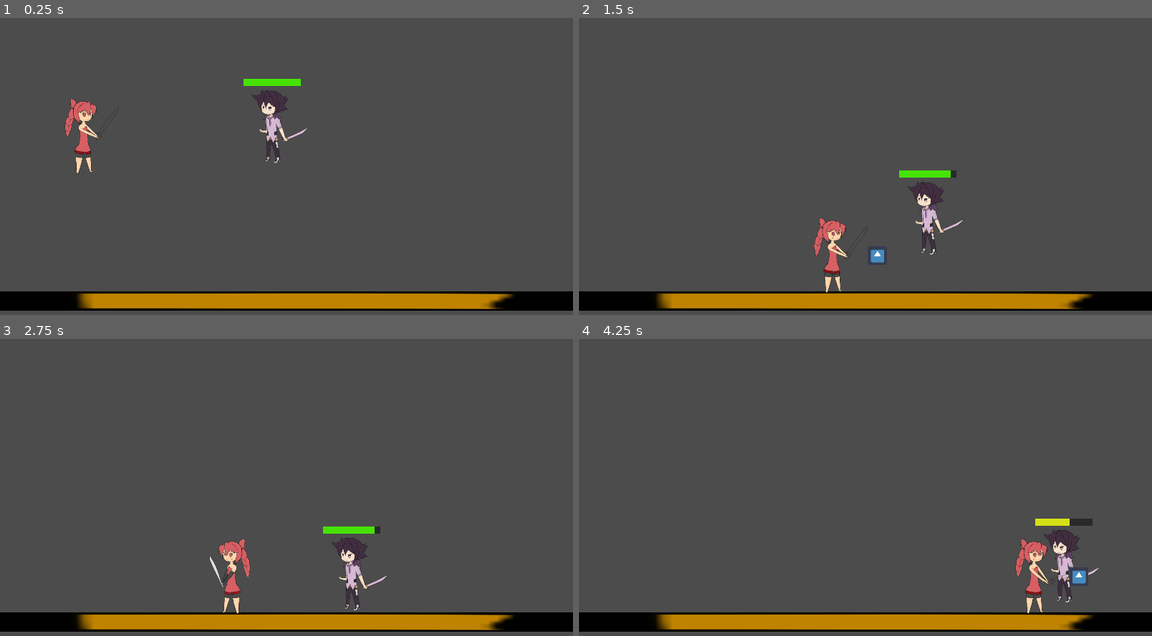
Above: before the commit, frames 1-4 (two rows, left to right).
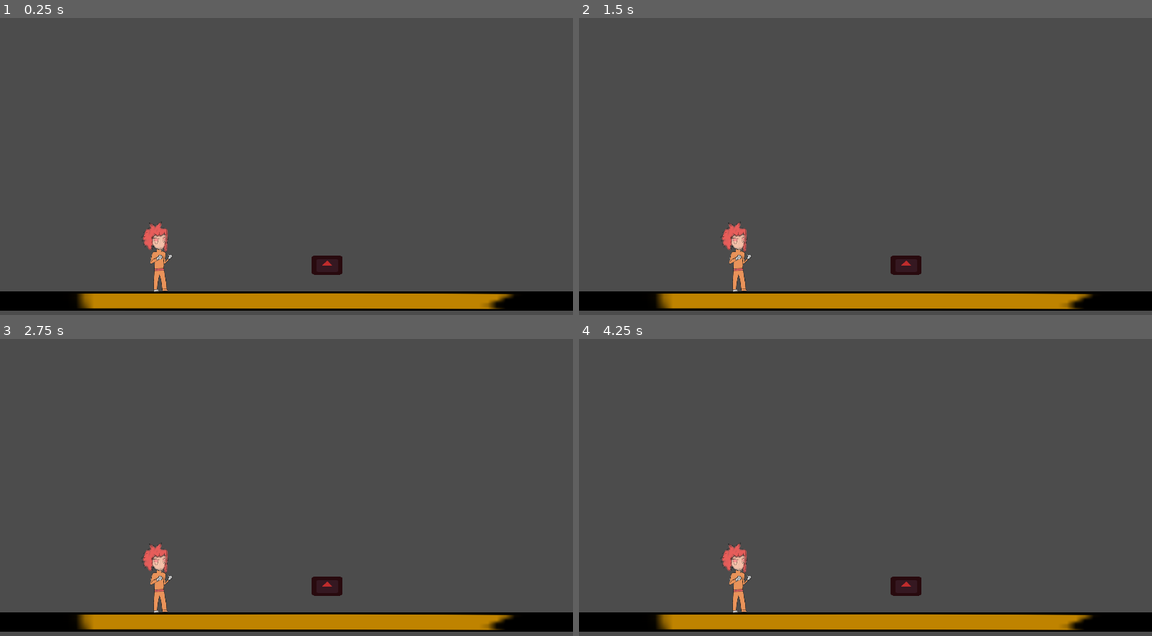
Above: after the commit, the same moments.

Repository: BeatMil/BigChase
Game: Godot game, scene res://scene/test_ground.tscn
Two runs of this game, one before a commit and one after it. Both use one fixed random seed, a clock stepped at 60 frames per second and the inputs below. The engine's default icon, where the game draws it, is replaced by a stand-in: a white triangle on a blue panel in a dark square.
Inputs:
- Up to frame 1 (0.25 s): no input
- Up to frame 2 (1.5 s): tap Enter (ui_accept) at 0.5, 0.77, 0.8, 1.07, 1.35 s; hold Right (ui_right) from 0.53 s (still down); tap Space (p1_attack, bound only after the commit) at 0.6 s
- Up to frame 3 (2.75 s): tap Enter (ui_accept) at 1.52, 1.82, 2.3 s; tap Space (p1_attack, bound only after the commit) at 1.55, 2.1 s; release Right (ui_right) at 2.03 s; hold Left (ui_left) from 2.03 s (still down)
- Up to frame 4 (4.25 s): release Left (ui_left) at 2.78 s; hold Right (ui_right) from 2.78 s (still down); tap Space (p1_attack, bound only after the commit) at 2.85 s; tap Enter (ui_accept) at 3.02, 3.32, 3.6, 3.77, 4.07 s

The runs differ from the first frame. In frame 1, 2.5% of the frame differs, in the area x 11-60%, y 20-93%; in frame 2, 2.6%, in the area x 24-68%, y 51-93%; in frame 3, 2.5%; in frame 4, 2.6%.

Commit message:
Create player template

Diff:
--- /dev/null
+++ b/prefabs/jin.tscn
@@ -0,0 +1,19 @@
+[gd_scene load_steps=5 format=2]
+
+[ext_resource path="res://prefabs/player.tscn" type="PackedScene" id=1]
+[ext_resource path="res://sai/jin/idle.png" type="Texture" id=2]
+
+[sub_resource type="Animation" id=1]
+resource_name = "attack01"
+
+[sub_resource type="Animation" id=2]
+resource_name = "idle"
+
+[node name="KinematicBody2D" instance=ExtResource( 1 )]
+
+[node name="Sprite" type="Sprite" parent="." index="7"]
+texture = ExtResource( 2 )
+
+[node name="AnimationPlayer" type="AnimationPlayer" parent="." index="8"]
+anims/attack01 = SubResource( 1 )
+anims/idle = SubResource( 2 )
--- /dev/null
+++ b/prefabs/player.tscn
@@ -0,0 +1,53 @@
+[gd_scene load_steps=4 format=2]
+
+[ext_resource path="res://script/elesis.gd" type="Script" id=1]
+
+[sub_resource type="CapsuleShape2D" id=1]
+radius = 32.0
+height = 176.0
+
+[sub_resource type="RectangleShape2D" id=2]
+extents = Vector2( 32, 120 )
+
+[node name="KinematicBody2D" type="KinematicBody2D"]
+script = ExtResource( 1 )
+
+[node name="CollisionShape2D" type="CollisionShape2D" parent="."]
+shape = SubResource( 1 )
+
+[node name="dash_length_timer" type="Timer" parent="."]
+wait_time = 0.1
+one_shot = true
+
+[node name="dash_trigger_right_timer" type="Timer" parent="."]
+wait_time = 0.3
+one_shot = true
+
+[node name="dash_trigger_left_timer" type="Timer" parent="."]
+wait_time = 0.3
+one_shot = true
+
+[node name="LRayCast2D" type="RayCast2D" parent="."]
+rotation = 1.5708
+enabled = true
+cast_to = Vector2( 0, 300 )
+
+[node name="RRayCast2D" type="RayCast2D" parent="."]
+rotation = -1.5708
+enabled = true
+cast_to = Vector2( 0, 300 )
+
+[node name="Area2D" type="Area2D" parent="."]
+
+[node name="CollisionShape2D" type="CollisionShape2D" parent="Area2D"]
+shape = SubResource( 2 )
+
+[node name="stun01_timer" type="Timer" parent="."]
+wait_time = 0.2
+one_shot = true
+
+[connection signal="timeout" from="dash_length_timer" to="." method="_on_dash_length_timer_timeout"]
+[connection signal="timeout" from="dash_trigger_right_timer" to="." method="_on_dash_trigger_right_timer_timeout"]
+[connection signal="timeout" from="dash_trigger_left_timer" to="." method="_on_dash_trigger_left_timer_timeout"]
+[connection signal="area_entered" from="Area2D" to="." method="_on_Area2D_area_entered"]
+[connection signal="timeout" from="stun01_timer" to="." method="_on_stun01_timer_timeout"]
--- a/project.godot
+++ b/project.godot
@@ -54,6 +54,56 @@
 , Object(InputEventKey,"resource_local_to_scene":false,"resource_name":"","device":0,"alt":false,"shift":false,"control":false,"meta":false,"command":false,"pressed":false,"scancode":32,"unicode":0,"echo":false,"script":null)
  ]
 }
+p1_up={
+"deadzone": 0.5,
+"events": [ Object(InputEventKey,"resource_local_to_scene":false,"resource_name":"","device":0,"alt":false,"shift":false,"control":false,"meta":false,"command":false,"pressed":false,"scancode":46,"unicode":0,"echo":false,"script":null)
+ ]
+}
+p1_down={
+"deadzone": 0.5,
+"events": [ Object(InputEventKey,"resource_local_to_scene":false,"resource_name":"","device":0,"alt":false,"shift":false,"control":false,"meta":false,"command":false,"pressed":false,"scancode":69,"unicode":0,"echo":false,"script":null)
+ ]
+}
+p1_left={
+"deadzone": 0.5,
+"events": [ Object(InputEventKey,"resource_local_to_scene":false,"resource_name":"","device":0,"alt":false,"shift":false,"control":false,"meta":false,"command":false,"pressed":false,"scancode":79,"unicode":0,"echo":false,"script":null)
+ ]
+}
+p1_right={
+"deadzone": 0.5,
+"events": [ Object(InputEventKey,"resource_local_to_scene":false,"resource_name":"","device":0,"alt":false,"shift":false,"control":false,"meta":false,"command":false,"pressed":false,"scancode":85,"unicode":0,"echo":false,"script":null)
+ ]
+}
+p1_attack={
+"deadzone": 0.5,
+"events": [ Object(InputEventKey,"resource_local_to_scene":false,"resource_name":"","device":0,"alt":false,"shift":false,"control":false,"meta":false,"command":false,"pressed":false,"scancode":32,"unicode":0,"echo":false,"script":null)
+ ]
+}
+p2_up={
+"deadzone": 0.5,
+"events": [ Object(InputEventKey,"resource_local_to_scene":false,"resource_name":"","device":0,"alt":false,"shift":false,"control":false,"meta":false,"command":false,"pressed":false,"scancode":67,"unicode":0,"echo":false,"script":null)
+ ]
+}
+p2_down={
+"deadzone": 0.5,
+"events": [ Object(InputEventKey,"resource_local_to_scene":false,"resource_name":"","device":0,"alt":false,"shift":false,"control":false,"meta":false,"command":false,"pressed":false,"scancode":84,"unicode":0,"echo":false,"script":null)
+ ]
+}
+p2_left={
+"deadzone": 0.5,
+"events": [ Object(InputEventKey,"resource_local_to_scene":false,"resource_name":"","device":0,"alt":false,"shift":false,"control":false,"meta":false,"command":false,"pressed":false,"scancode":72,"unicode":0,"echo":false,"script":null)
+ ]
+}
+p2_right={
+"deadzone": 0.5,
+"events": [ Object(InputEventKey,"resource_local_to_scene":false,"resource_name":"","device":0,"alt":false,"shift":false,"control":false,"meta":false,"command":false,"pressed":false,"scancode":78,"unicode":0,"echo":false,"script":null)
+ ]
+}
+p2_attack={
+"deadzone": 0.5,
+"events": [ Object(InputEventKey,"resource_local_to_scene":false,"resource_name":"","device":0,"alt":false,"shift":false,"control":false,"meta":false,"command":false,"pressed":false,"scancode":16777220,"unicode":0,"echo":false,"script":null)
+ ]
+}
 
 [physics]
 
--- a/scene/test_ground.tscn
+++ b/scene/test_ground.tscn
@@ -1,11 +1,17 @@
-[gd_scene load_steps=5 format=2]
+[gd_scene load_steps=7 format=2]
 
-[ext_resource path="res://prefabs/elesis.tscn" type="PackedScene" id=1]
+[ext_resource path="res://prefabs/jin.tscn" type="PackedScene" id=1]
 [ext_resource path="res://sai/ground/01.png" type="Texture" id=2]
-[ext_resource path="res://prefabs/seighart_test.tscn" type="PackedScene" id=3]
+[ext_resource path="res://icon.png" type="Texture" id=3]
 
 [sub_resource type="RectangleShape2D" id=1]
 extents = Vector2( 1080, 32 )
+
+[sub_resource type="RectangleShape2D" id=2]
+extents = Vector2( 48, 32 )
+
+[sub_resource type="CircleShape2D" id=3]
+radius = 72.0
 
 [node name="test_ground" type="Node2D"]
 
@@ -23,8 +29,27 @@
 [node name="Camera2D" type="Camera2D" parent="."]
 anchor_mode = 0
 
-[node name="seighart" parent="." instance=ExtResource( 3 )]
-position = Vector2( 912, 208 )
+[node name="KinematicBody2D" parent="." instance=ExtResource( 1 )]
+position = Vector2( 528, 696 )
 
-[node name="elesis" parent="." instance=ExtResource( 1 )]
-position = Vector2( 280, 240 )
+[node name="attack_test" type="Node2D" parent="."]
+position = Vector2( 1096, 872 )
+
+[node name="Area2D" type="Area2D" parent="attack_test" groups=[
+"attack",
+]]
+
+[node name="CollisionShape2D" type="CollisionShape2D" parent="attack_test/Area2D"]
+shape = SubResource( 2 )
+
+[node name="Sprite" type="Sprite" parent="attack_test"]
+modulate = Color( 0.752941, 0.176471, 0.176471, 1 )
+position = Vector2( 6.10352e-05, 0 )
+scale = Vector2( 1.625, 1 )
+texture = ExtResource( 3 )
+
+[node name="StaticBody2D" type="StaticBody2D" parent="attack_test"]
+
+[node name="CollisionShape2D" type="CollisionShape2D" parent="attack_test/StaticBody2D"]
+position = Vector2( 128, 0 )
+shape = SubResource( 3 )
--- a/script/elesis.gd
+++ b/script/elesis.gd
@@ -24,46 +24,54 @@
 # hitbox
 onready var hitbox01 = load("res://prefabs/hitboxes/hitbox01.tscn")
 
+# stun helper
+export var stun01 = false
+var stun_right = false
+var stun_left = false
+var stun_power_right = Vector2(2000,-900)
+var stun_power_left = Vector2(-2000,-900)
+
 func _ready():
 	pass # Replace with function body.
 
 
 func _physics_process(_delta):
 	# normal attack
-	if Input.is_action_just_pressed("ui_accept"):
+	if Input.is_action_just_pressed("p1_attack"):
+		print("attack01 played")
 		$AnimationPlayer.play("attack01")
 
 
-	if Input.is_action_pressed("ui_up"):
+	if Input.is_action_pressed("p1_up"):
 		if is_on_floor():
 			motion.y -= JUMP_POWER
 
 	# stop moving when both right and left are pressed
-	if Input.is_action_pressed("ui_right") and Input.is_action_pressed("ui_left"):
+	if Input.is_action_pressed("p1_right") and Input.is_action_pressed("p1_left"):
 		motion.x = 0
-	elif Input.is_action_just_released("ui_right"):
+	elif Input.is_action_just_released("p1_right"):
 		is_running = false
-	elif Input.is_action_just_released("ui_left"):
+	elif Input.is_action_just_released("p1_left"):
 		is_running = false
-	elif Input.is_action_pressed("ui_right"):
+	elif Input.is_action_pressed("p1_right"):
 		if is_running == true:
 			motion.x = RUN_SPEED
 		else:
 			motion.x = WALK_SPEED
 		$Sprite.set_flip_h(false)
-	elif Input.is_action_pressed("ui_left"):
+	elif Input.is_action_pressed("p1_left"):
 		if is_running == true:
 			motion.x = -RUN_SPEED
 		else:
 			motion.x = -WALK_SPEED
 		$Sprite.set_flip_h(true)
-	elif Input.is_action_pressed("ui_right") == false:
+	elif Input.is_action_pressed("p1_right") == false:
 		motion.x = lerp(motion.x, 0, FRICTION)
 	else:
 		motion.x = 0
 
 	# check dash right
-	if Input.is_action_just_pressed("ui_right"):
+	if Input.is_action_just_pressed("p1_right"):
 		if dash_trigger_right == false:
 			$dash_trigger_right_timer.start()
 			dash_trigger_right = true
@@ -75,7 +83,7 @@
 			is_dashing_right = true
 
 	# check dash left
-	if Input.is_action_just_pressed("ui_left"):
+	if Input.is_action_just_pressed("p1_left"):
 		if dash_trigger_left == false:
 			$dash_trigger_left_timer.start()
 			dash_trigger_left = true
@@ -88,14 +96,17 @@
 
 	motion.y += GRAVITY
 
-	if is_dashing_right == true:
+	if stun01 == true:
+		if stun_right == true:
+			motion = stun_power_right
+		elif stun_left == true:
+			motion = stun_power_left
+	elif is_dashing_right == true:
 		motion.x = DASH
-		motion = move_and_slide(motion, UP)
 	elif is_dashing_left == true:
 		motion.x = -DASH
-		motion = move_and_slide(motion, UP)
-	else:
-		motion = move_and_slide(motion, UP)
+
+	motion = move_and_slide(motion, UP)
 
 
 func _on_dash_trigger_left_timer_timeout():
@@ -130,3 +141,20 @@
 	var hitbox01_real = hitbox01.instance()
 	hitbox01_real.position += offset
 	add_child(hitbox01_real) # spawn hitbox
+
+
+func _on_Area2D_area_entered(area):
+	if area.is_in_group("attack"):
+		# $hp_bar.decrease_hp(1)
+		$stun01_timer.start()
+		stun01 = true
+		print("stun01 true")
+		if $LRayCast2D.is_colliding():
+			stun_right = true
+		if $RRayCast2D.is_colliding():
+			stun_left = true
+
+
+func _on_stun01_timer_timeout():
+	stun01 = false
+	print("stun01 false")
Not shown: 2 places in prefabs/seighart_test.tscn that only renumber resources
Binary file added: sai/jin/idle.png
Not shown, added: sai/jin/idle.png.import
Not shown, added: sai/jin/idle.sai2
